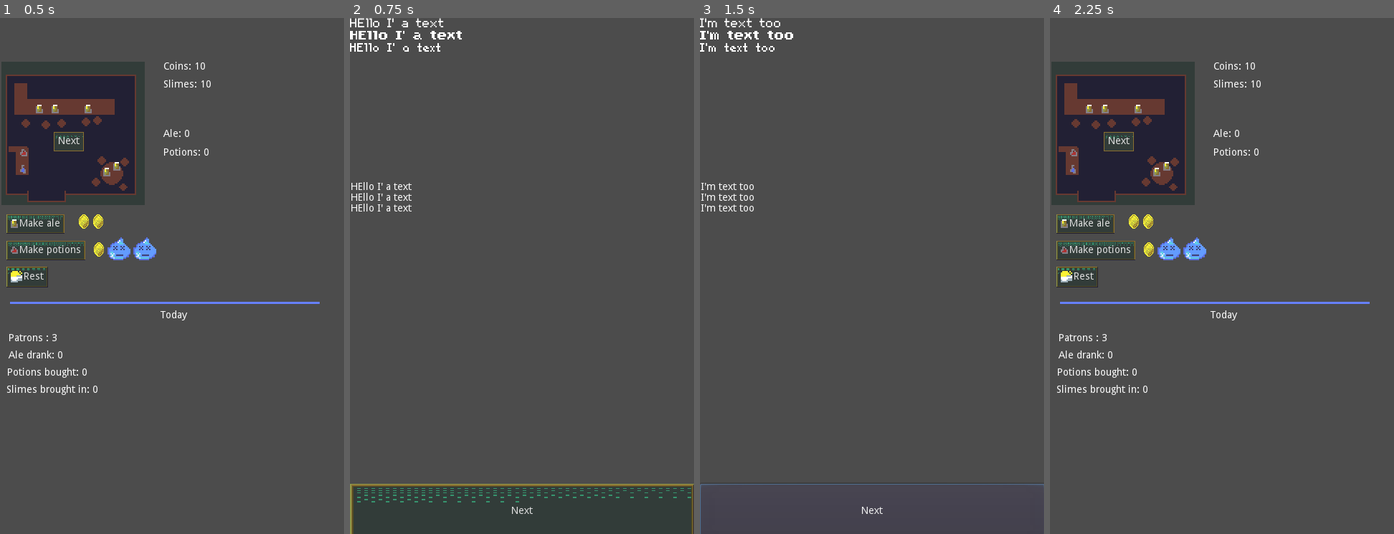
Above: before the commit, frames 1-4 (left to right).
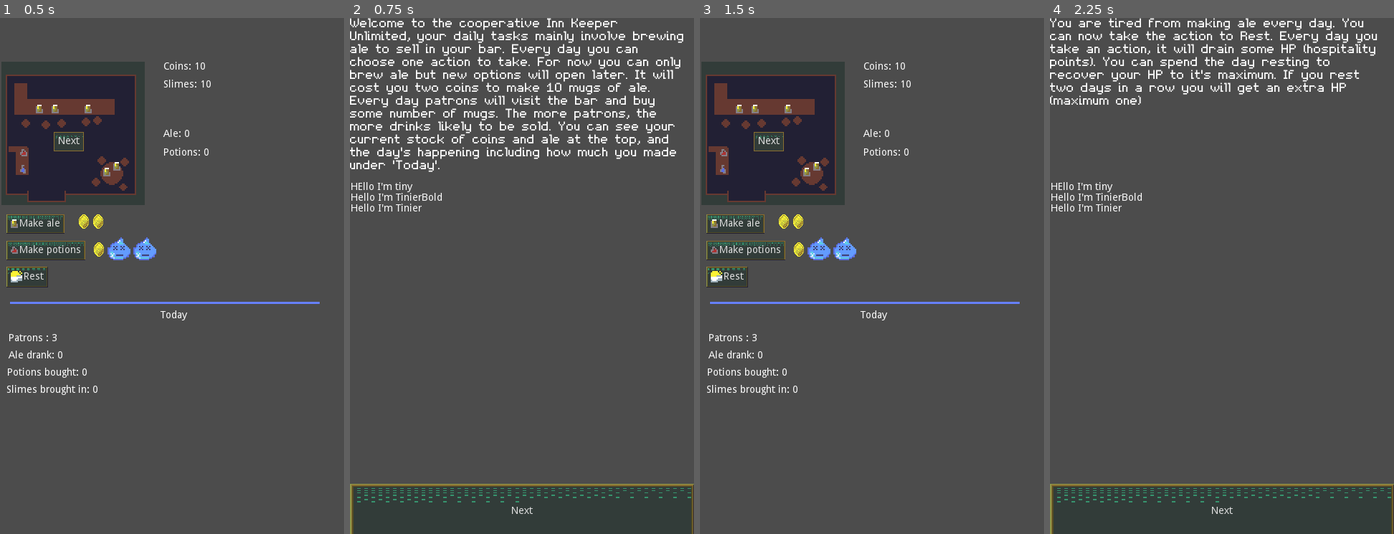
Above: after the commit, the same moments.

Repository: RoxT/InnKeeperUnlimited
Game: Godot game, scene res://World.tscn
The game is run twice, just before and just after one commit, with the same random seed, the same clock (stepped at 60 frames per second) and the same inputs.
Inputs:
- Up to frame 1 (0.5 s): no input
- Up to frame 2 (0.75 s): click "Next" at 0.5 s
- Up to frame 3 (1.5 s): click "Next" at 1.25 s
- Up to frame 4 (2.25 s): click "Next" at 2 s

Frame 1 is identical in both runs. In frame 2, 6.6% of the frame differs, in the area x 0-97%, y 0-38%; in frame 3, 16%; in frame 4, 28%, in the area x 0-100%, y 0-100%.

Commit message:
Basic dialogs

Diff:
--- a/project/DialogScene.gd
+++ /dev/null
@@ -1,35 +0,0 @@
-extends Control
-
-var dialogs = [
-	"HEllo I' a text\n[b]HEllo I' a text[/b]\n[i]HEllo I' a text[/i]",
-	"I'm text too\n[b]I'm text too[/b]\n[i]I'm text too[/i]"
-]
-
-var current := 0
-
-onready var default:RichTextLabel = $RichTextLabelDefault
-onready var tiny:RichTextLabel = $RichTextLabelTiny
-onready var labels = [default, tiny]
-
-signal dialog_finished
-
-# Called when the node enters the scene tree for the first time.
-func _ready() -> void:
-	default.bbcode_enabled = true
-	tiny.bbcode_enabled = true
-	show_text()
-
-
-func show_text():
-	for label in labels:
-		label = label as RichTextLabel
-		label.bbcode_text = (dialogs[current])
-
-
-
-func _on_Next_pressed() -> void:
-	current += 1
-	if current < dialogs.size():
-		show_text()
-	else:
-		emit_signal("dialog_finished")
--- a/project/DialogScene.tscn
+++ b/project/DialogScene.tscn
@@ -3,7 +3,7 @@
 [ext_resource path="res://resources/tinier.tres" type="DynamicFont" id=1]
 [ext_resource path="res://resources/tiny2.tres" type="DynamicFont" id=2]
 [ext_resource path="res://resources/tinierBold.tres" type="DynamicFont" id=3]
-[ext_resource path="res://DialogScene.gd" type="Script" id=4]
+[ext_resource path="res://scripts/DialogScene.gd" type="Script" id=4]
 
 [node name="Dialog" type="Control"]
 anchor_right = 1.0
--- a/project/project.godot
+++ b/project/project.godot
@@ -13,6 +13,10 @@
 config/name="InnKeeperUnlimited"
 run/main_scene="res://World.tscn"
 config/icon="res://textures/ale.png"
+
+[autoload]
+
+S="*res://scripts/Stats.gd"
 
 [display]
 
--- /dev/null
+++ b/project/scripts/DialogScene.gd
@@ -0,0 +1,46 @@
+extends Control
+
+var debug_dialogs = [
+	"HEllo I' a text\n[b]HEllo I' a text[/b]\n[i]HEllo I' a text[/i]",
+	"I'm text too\n[b]I'm text too[/b]\n[i]I'm text too[/i]"
+]
+
+var guild_name = "Inn Keeper Unlimited"
+
+var events := {
+	S.events.OPENING: ["Welcome to the cooperative " + guild_name + ", your daily tasks mainly involve brewing ale to sell in your bar. Every day you can choose one action to take. For now you can only brew ale but new options will open later. It will cost you two coins to make 10 mugs of ale. Every day patrons will visit the bar and buy some number of mugs. The more patrons, the more drinks likely to be sold. You can see your current stock of coins and ale at the top, and the day's happening including how much you made under 'Today'."],
+	S.events.REST: ["You are tired from making ale every day. You can now take the action to Rest. Every day you take an action, it will drain some HP (hospitality points). You can spend the day resting to recover your HP to it's maximum. If you rest two days in a row you will get an extra HP (maximum one)"]
+}
+
+var page := 0
+onready var current:int = S.current_event
+
+onready var default:RichTextLabel = $RichTextLabelDefault
+onready var tiny:RichTextLabel = $RichTextLabelTiny
+onready var labels = [default, tiny]
+
+signal dialog_finished
+
+# Called when the node enters the scene tree for the first time.
+func _ready() -> void:
+	default.bbcode_enabled = true
+	tiny.bbcode_enabled = true
+	show_text()
+
+func show_text():
+	var label = tiny as RichTextLabel
+	label.bbcode_text = (events[current][page])
+
+
+func show_debug_text():
+	for label in labels:
+		label = label as RichTextLabel
+		label.bbcode_text = (debug_dialogs[page])
+
+func _on_Next_pressed() -> void:
+	page += 1
+	if page < events[current].size():
+		show_text()
+	else:
+		S.current_event += 1
+		emit_signal("dialog_finished")
--- a/project/scripts/SceneController.gd
+++ b/project/scripts/SceneController.gd
@@ -1,8 +1,8 @@
 extends Node
 
 onready var DialogScene = preload("res://DialogScene.tscn")
-onready var main = $World
-var dialog: Node
+onready var main := $World
+onready var dialog:Node = DialogScene.instance()
 
 # Called when the node enters the scene tree for the first time.
 func _ready() -> void:
@@ -22,5 +22,4 @@
 
 func on_dialog_finished():
 	remove_child(dialog)
-	dialog = null
 	add_child(main)
--- /dev/null
+++ b/project/scripts/Stats.gd
@@ -0,0 +1,19 @@
+extends Node
+
+
+var current_event := 0
+
+enum events {
+	OPENING,
+	REST
+}
+
+
+# Called when the node enters the scene tree for the first time.
+func _ready() -> void:
+	pass # Replace with function body.
+
+
+# Called every frame. 'delta' is the elapsed time since the previous frame.
+#func _process(delta: float) -> void:
+#	pass
Not shown, changed: index.html
Not shown, changed: index.pck
